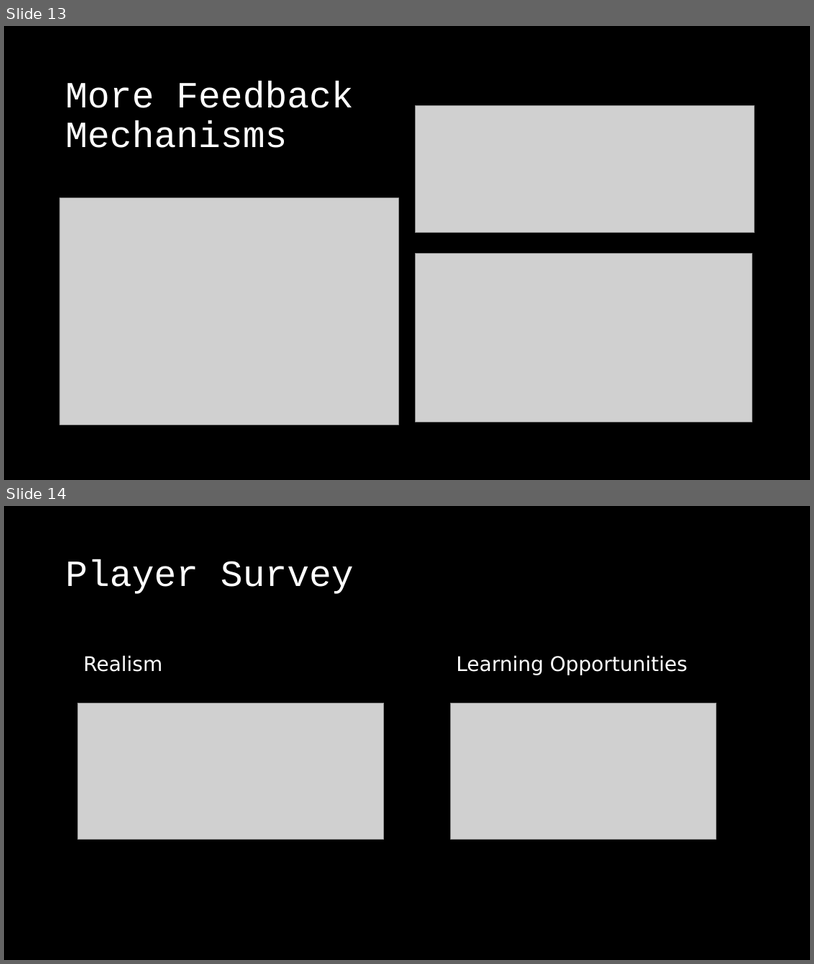
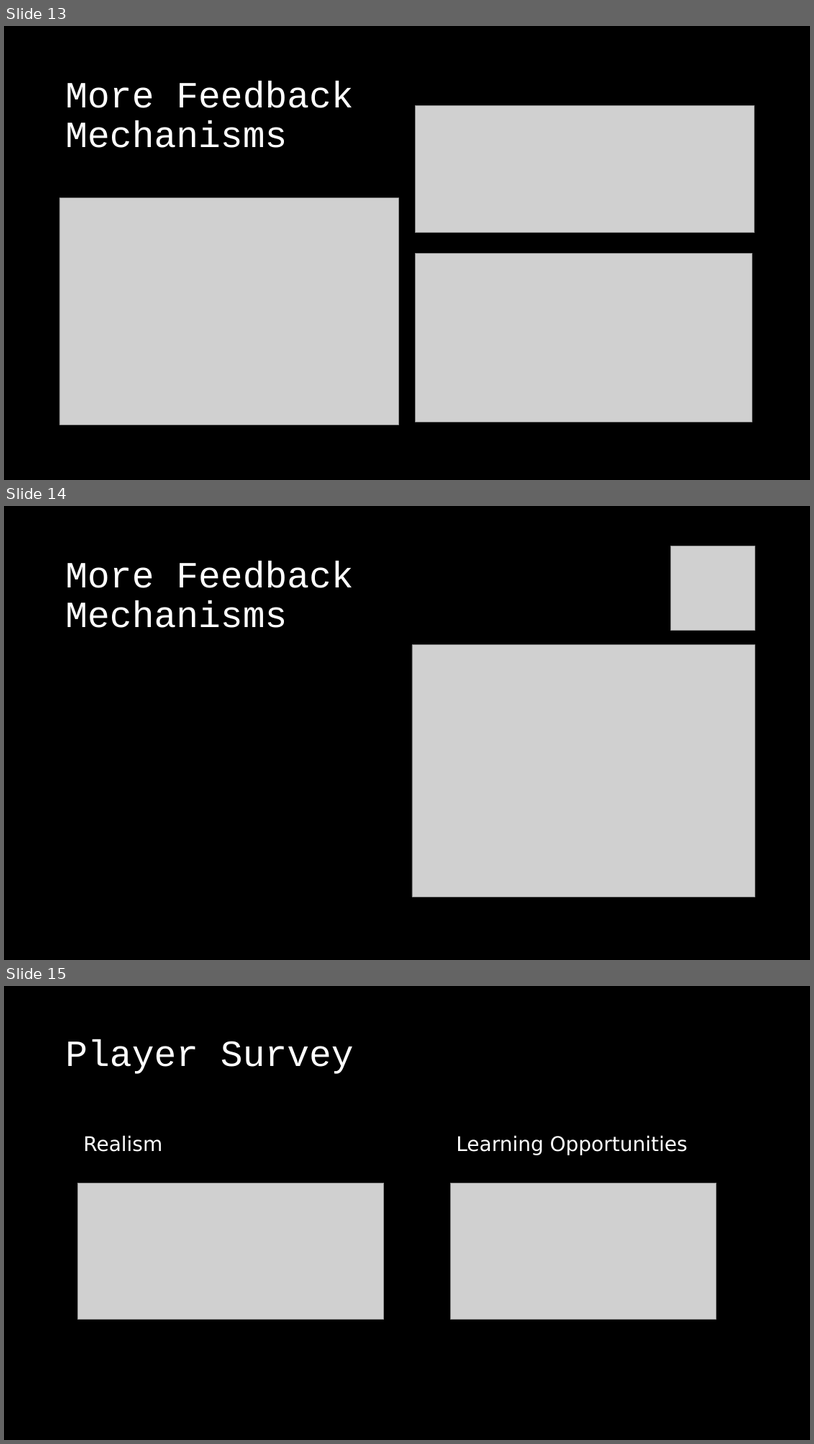
Before and after one commit to Pappa/CTO-Fantasy, a slide deck: docs/6_presentation/rdh36-viva-presentation.pptx. Shown one above the other, each under a label of ours: slides 13 and 14 before the commit, slides 13, 14 and 15 after it. The pictures are 814x964 and 814x1444 pixels, drawn with LibreOffice and Linux fonts; fonts in the diff are those of the drawing; grey boxes stand for pictures. Boxes give left, top, right and bottom in pixels: in the first picture for what was removed or moved away, otherwise in the second. Text is boxed around its words. In the diff, an @@ line names an element or a change of style, - is before the commit and + after.

Commit message:
Updated presentation

```diff
--- a/docs/6_presentation/rdh36-viva-presentation.pptx
+++ b/docs/6_presentation/rdh36-viva-presentation.pptx
@@ slide 14 added at (4, 506, 810, 960), background #000000 @@
@@ picture added at (671, 546, 756, 630) @@
@@ title added at (65, 560, 353, 628), 44 pt, text #FFFFFF @@
+More Feedback
+Mechanisms
@@ picture added at (412, 644, 756, 896) @@
@@ what was slide 14 is now slide 15 @@
```
Also in this commit, not shown: 1 slide changed.
